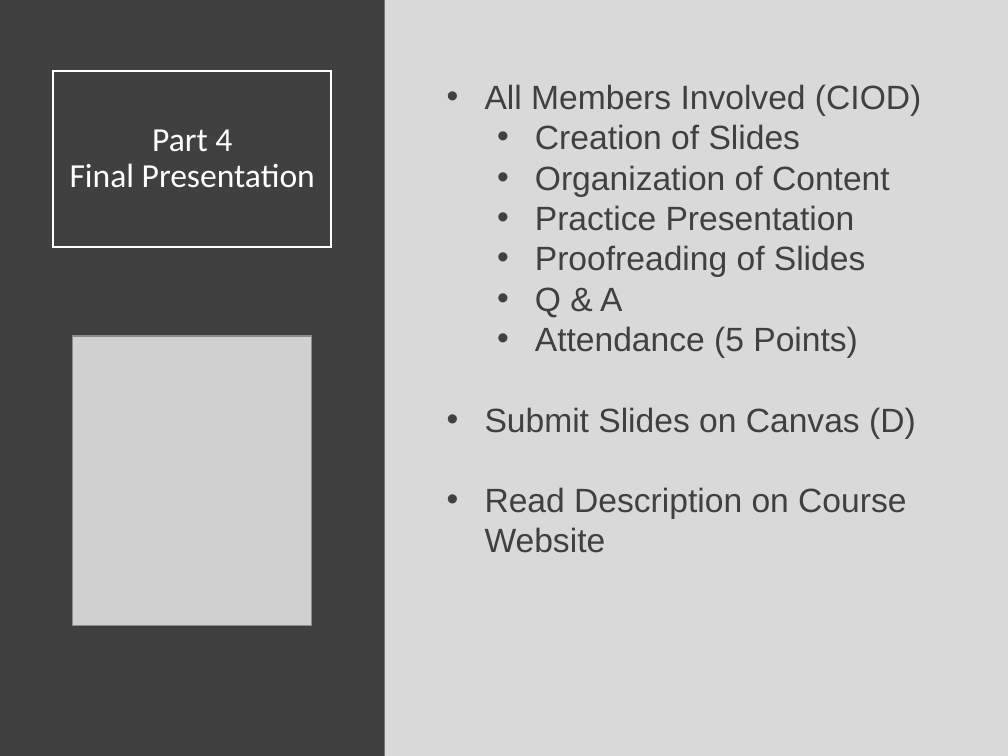
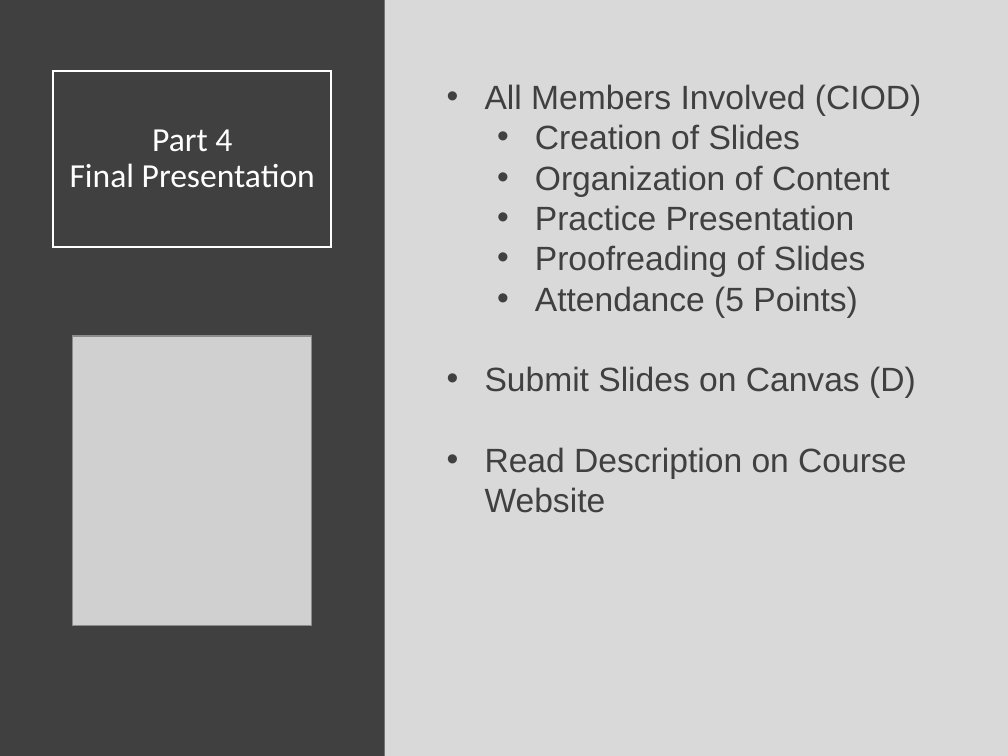
Before and after one commit to SuperMarioGiacomazzo/STOR320_WEBSITE, a slide deck: slide 13 of Lecture/Final Project 2/Final_Project_2_Lecture.pptx. Drawn at 1008x756 pixels with LibreOffice and Linux fonts; fonts in the diff are those of the drawing; grey boxes stand for pictures. Boxes give left, top, right and bottom in pixels: in the first picture for what was removed or moved away, otherwise in the second. Text is boxed around its words. In the diff, an @@ line names an element or a change of style, - is before the commit and + after.

```diff
--- a/Lecture/Final Project 2/Final_Project_2_Lecture.pptx
+++ b/Lecture/Final Project 2/Final_Project_2_Lecture.pptx
@@ text at <box>535,287,622,318</box>: paragraph removed @@
-  • Q & A
```
Also in this commit, not shown: 4 other files.
